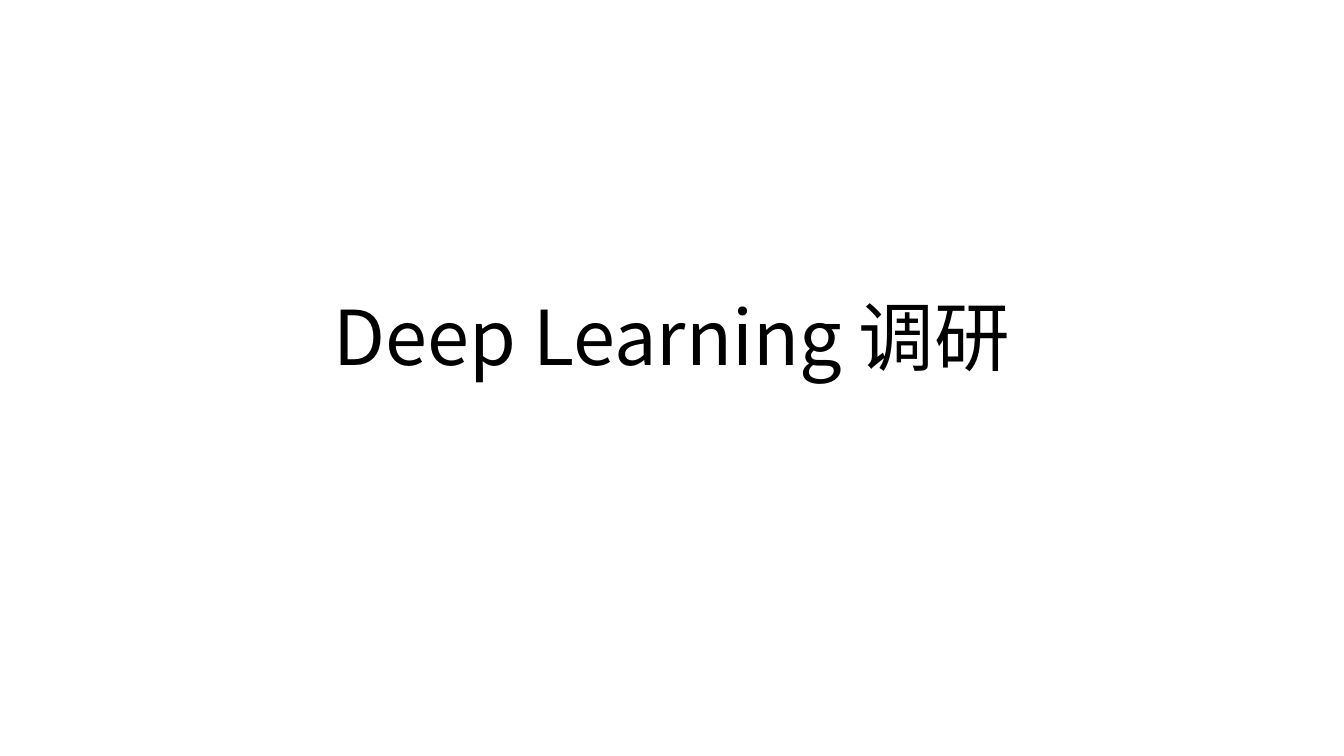
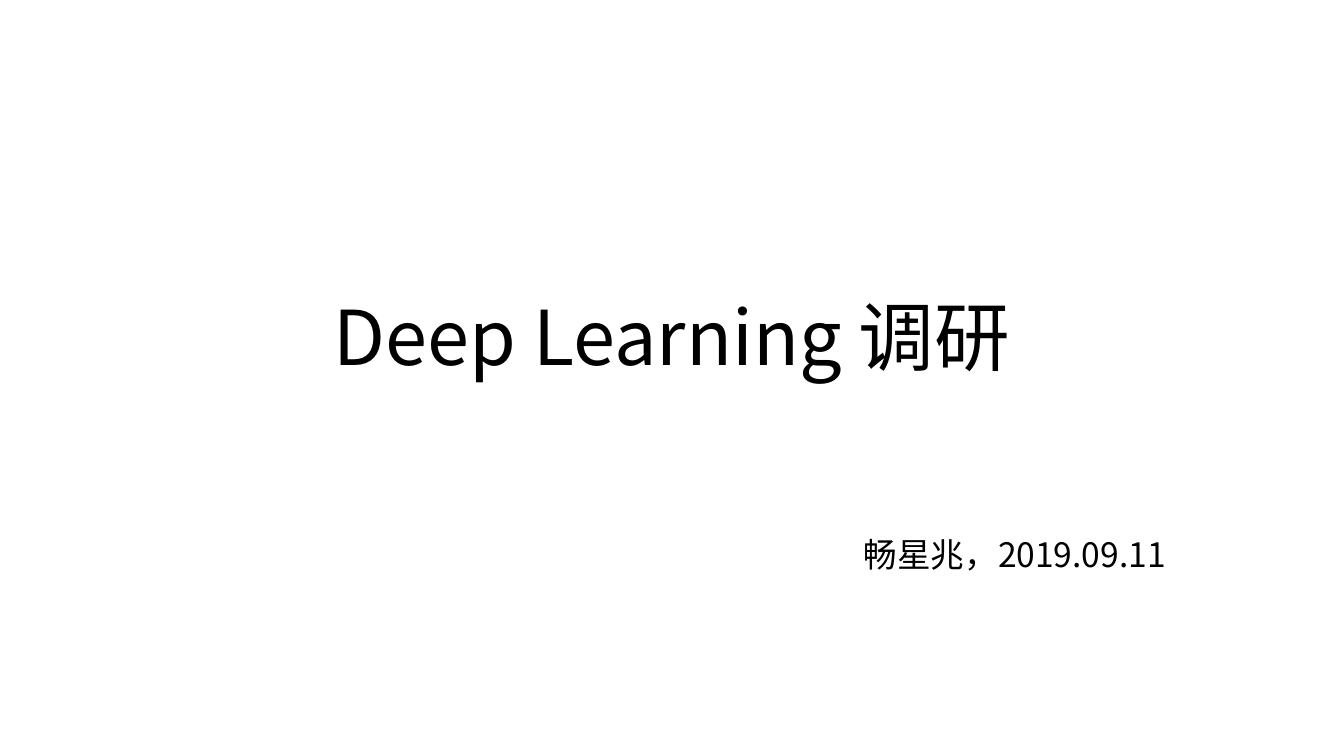
Before and after one commit to lucaschang95/DiscussionWithLin, a slide deck: slide 1 of 20190907 - Deep Learning 调研.pptx. Drawn at 1344x756 pixels with LibreOffice and Linux fonts; fonts in the diff are those of the drawing. Boxes give left, top, right and bottom in pixels: in the first picture for what was removed or moved away, otherwise in the second. Text is boxed around its words. In the diff, an @@ line names an element or a change of style, - is before the commit and + after.

```diff
--- a/20190907 - Deep Learning 调研.pptx
+++ b/20190907 - Deep Learning 调研.pptx
@@ subtitle added at [864,539,1166,571], 24 pt, text #000000 @@
+畅星兆，2019.09.11
```
Also in this commit, not shown: 3 other slides changed, 4 slides added, 1 slide removed, 1 other file.
